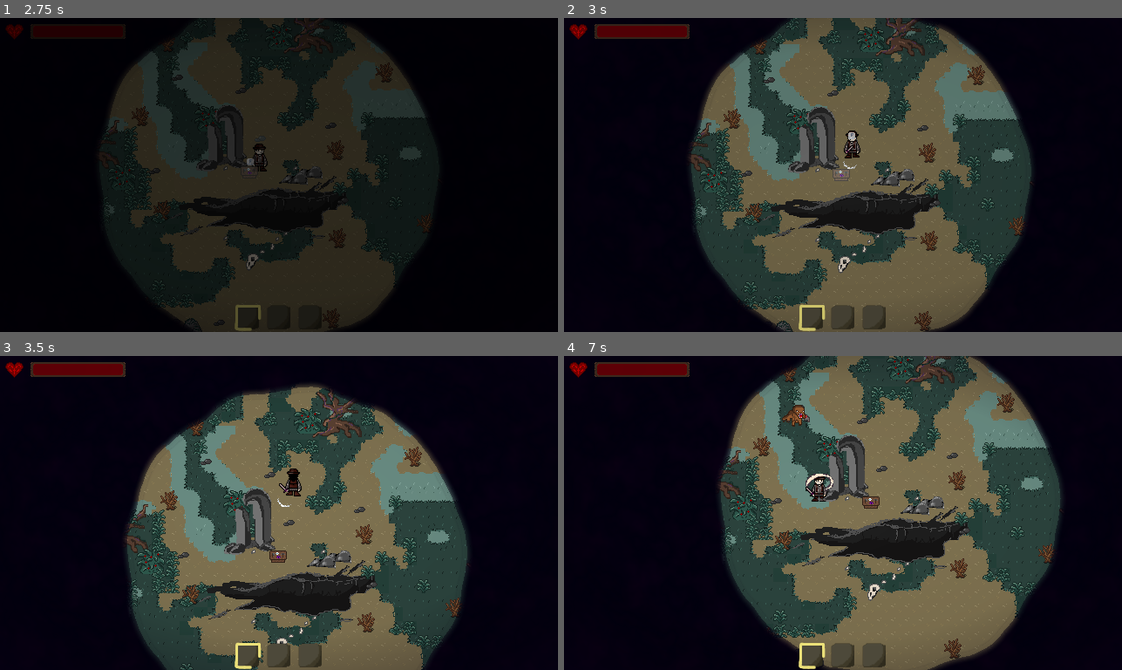
Above: before the commit, frames 1-4 (two rows, left to right).
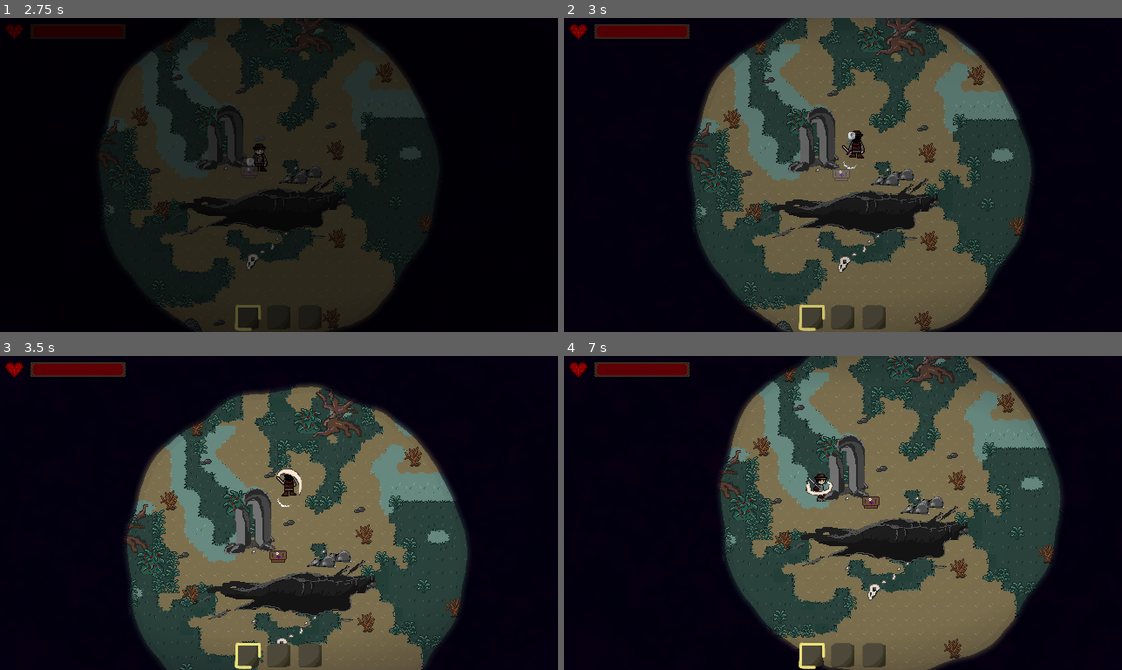
Above: after the commit, the same moments.

Repository: TimoRoggel/EverDark
Game: Godot game, scene res://UI/Main menu/main_menu.tscn
Same seed, same stepped clock (60 frames per second), same inputs: the game is played once before the commit and once after it. The engine's default icon, where the game draws it, is replaced by a stand-in: a white triangle on a blue panel in a dark square. Sound files missing from this copy of the repository are replaced by a short silence.
Inputs (mouse positions are in pixels of both pictures, inside the frame that each line leads up to):
- Up to frame 1 (2.75 s): click "Start a new game" at 0.5 s; click "Start a new game" at 1.25 s; click "OK" at 2 s
- Up to frame 2 (3 s): tap Enter at 2.75 s; move the mouse to (815, 237) at 2.77 s; press the mouse at (815, 237) at 2.78 s; hold W (up) from 2.78 s (still down)
- Up to frame 3 (3.5 s): keep holding W (up)
- Up to frame 4 (7 s): release W (up) at 3.5 s; release the mouse at (815, 575) at 3.5 s; drag from (1010, 560) to (865, 591) at 3.52 s; move the mouse to (675, 465) at 4.27 s; hold A (left) 4.28-5 s; hold Right mouse button (block) 4.28-5 s; click (675, 465) at 4.55 s; drag from (870, 513) to (759, 387) at 5.02 s; move the mouse to (759, 434) at 5.77 s; hold S (down) 5.78-6.5 s; hold Q (drop_item) 5.78-6.5 s; click (759, 434) at 6.05 s; drag from (965, 497) to (1004, 616) at 6.52 s

Frame 1 is identical in both runs. In frame 2, 0.2% of the frame differs, in the area x 49-54%, y 35-45%; in frame 3, 0.3%; in frame 4, 0.4%, in the area x 39-49%, y 15-47%.

Commit message:
Movement animation is buggy, sprinting looks like floating

Diff:
--- a/data/attacks.csv
+++ b/data/attacks.csv
@@ -11,7 +11,7 @@
 "9","berry_pickaxe","uid://bo0257eobexm","","uid://t7r1shevg0lk","3","45","0.7","9","0.5","0.6","0.1","FALSE","0","0.2","0.4","0.1","0.1","1","0","FALSE","8","8","FALSE","","1","1"
 "10","core_pickaxe","uid://bghompyrwfrtq","","uid://t7r1shevg0lk","10","40","0.8","12","0.5","0.7","0.1","FALSE","0","0.15","0.5","0.1","0.1","1","0","FALSE","8","8","FALSE","","2","1"
 "11","lumin_pickaxe","uid://cmjlkqxsnh4vj","","uid://t7r1shevg0lk","20","35","0.9","14","0.5","0.8","0.1","FALSE","0","0.1","0.6","0.1","0.1","1","0","FALSE","8","8","FALSE","","3","1"
-"12","small_fast_monster_attack","uid://cqc2uk5jbu2k1","","uid://doh656uo5cnj5","0.5","50","0.5","24","","0.05","0","FALSE","0.25","1","1.5","0","0.1","1","0","FALSE","8","8","FALSE","","0","0"
+"12","small_fast_monster_attack","uid://cqc2uk5jbu2k1","","uid://doh656uo5cnj5","0.5","50","0.5","24","","0.05","0","FALSE","0.25","2","1.5","0","0.1","1","0","FALSE","8","8","FALSE","","0","0"
 "13","wooden_axe","uid://bh03mg0sqtbk","","uid://bhdrvobchrg0n","2","50","0.6","8","0.5","0.5","0.1","FALSE","0","0.2","0.3","0.1","0.1","1","0","FALSE","8","8","FALSE","","0","2"
 "14","stone_axe","uid://2k3liarzmpma","","uid://bhdrvobchrg0n","5","45","0.7","10","0.5","0.6","0.1","FALSE","0","0.2","0.4","0.1","0.1","1","0","FALSE","8","8","FALSE","","1","2"
 "15","core_axe","uid://bghompyrwfrtq","","uid://bhdrvobchrg0n","10","40","0.8","12","0.5","0.7","0.1","FALSE","0","0.15","0.5","0.1","0.1","1","0","FALSE","8","8","FALSE","","2","2"
--- a/data/items.csv
+++ b/data/items.csv
@@ -1,31 +1,31 @@
-"id","name","icon","stack_size","glows","weapon_id","absorbtion","fuel_cost","fuel_strength"
-"0","Lumin","uid://dohxaqpdlgg4q","99","TRUE","-1","0","0","1"
-"1","VOID Core","uid://cqjwqvliyrbnj","99","FALSE","-1","0","0","10"
-"2","Potion","uid://dqeli233y0xto","99","FALSE","-1","5","0","0"
-"3","Crafting Table","uid://c3jgcwc5lwenq","1","FALSE","-1","0","0","25"
-"4","Chest","uid://dh0rj8oyd78hu","4","FALSE","-1","0","0","25"
-"5","Wood","uid://bsrq010lr57bc","99","FALSE","-1","0","0","15"
-"6","Stone","uid://dwxyfmkp726u7","99","FALSE","-1","0","0","0"
-"7","Wooden Sword","uid://dx4q2nkf6x57p","1","FALSE","2","0","0","30"
-"8","Stone Sword","uid://ddx07mui5yjk0","1","FALSE","3","0","0","0"
-"9","Core Sword","uid://dj2kfnwydwrdq","1","FALSE","4","0","0","0"
-"10","Lumin Sword","uid://bwbxdnq4ll3l0","1","FALSE","5","0","0","0"
-"11","Berry Sword","uid://b7io5eh47ac2n","1","FALSE","6","0","0","0"
-"12","Berry","uid://b3qffcbptf7xa","99","FALSE","-1","1.5","0","2.5"
-"13","Wooden Pickaxe","uid://7dl1c07hyal5","1","FALSE","7","0","0","30"
-"14","Stone Pickaxe","uid://db1iaxx6dkxjv","1","FALSE","8","0","0","0"
-"15","Berry Pickaxe","uid://bo0257oboexkm","1","FALSE","9","0","0","0"
-"16","Core Pickaxe","uid://dxir3dw6evcew","1","FALSE","10","0","0","0"
-"17","Lumin Pickaxe","uid://c6m8blirltyx1","1","FALSE","11","0","0","0"
-"18","Stick","uid://c48opgvn3qtrd","99","FALSE","-1","0","0","5"
-"19","Metal","uid://cune55cihqvqf","99","FALSE","-1","0","0","0"
-"20","Wooden Axe","uid://c4khjnwlwgifd","1","FALSE","13","0","0","30"
-"21","Mushroom","uid://dfvs0wpuc8hfo","99","FALSE","-1","-0.5","0","2.5"
-"22","Cooked Mushroom","uid://nqobfr2xlpyp","99","FALSE","-1","3.5","25","0"
-"23","Cooked Berry","uid://dmsilqo4y6ub7","99","FALSE","-1","2.5","15","0"
-"24","Lantern","uid://c1rrqy3tv0j7k","99","TRUE","-1","0","0","0"
-"25","Torch","uid://ch07vuwi57jgj","99","TRUE","-1","0","0","8"
-"26","Campfire","uid://br20pb2w1oq8m","1","FALSE","-1","0","0","2"
-"27","Stone Axe","uid://dbdy0x5ndbpfn","1","FALSE","14","0","0","0"
-"28","Core Axe","uid://c2gkjomum4uny","1","FALSE","15","0","0","0"
-"29","Lumin Axe","uid://03smjgtla104","1","FALSE","16","0","0","0"
+"id","name","icon","stack_size","description","weapon_id","absorbtion","fuel_cost","fuel_strength","glows"
+"0","Lumin","uid://dohxaqpdlgg4q","99","","-1","0","0","1","TRUE"
+"1","VOID Core","uid://cqjwqvliyrbnj","99","","-1","0","0","10","FALSE"
+"2","Potion","uid://dqeli233y0xto","99","","-1","5","0","0","FALSE"
+"3","Crafting Table","uid://c3jgcwc5lwenq","1","","-1","0","0","25","FALSE"
+"4","Chest","uid://dh0rj8oyd78hu","4","","-1","0","0","25","FALSE"
+"5","Wood","uid://bsrq010lr57bc","99","","-1","0","0","15","FALSE"
+"6","Stone","uid://dwxyfmkp726u7","99","","-1","0","0","0","FALSE"
+"7","Wooden Sword","uid://dx4q2nkf6x57p","1","","2","0","0","30","FALSE"
+"8","Stone Sword","uid://ddx07mui5yjk0","1","","3","0","0","0","FALSE"
+"9","Core Sword","uid://dj2kfnwydwrdq","1","","4","0","0","0","FALSE"
+"10","Lumin Sword","uid://bwbxdnq4ll3l0","1","","5","0","0","0","FALSE"
+"11","Berry Sword","uid://b7io5eh47ac2n","1","","6","0","0","0","FALSE"
+"12","Berry","uid://b3qffcbptf7xa","99","","-1","1.5","0","2.5","FALSE"
+"13","Wooden Pickaxe","uid://7dl1c07hyal5","1","","7","0","0","30","FALSE"
+"14","Stone Pickaxe","uid://db1iaxx6dkxjv","1","","8","0","0","0","FALSE"
+"15","Berry Pickaxe","uid://bo0257oboexkm","1","","9","0","0","0","FALSE"
+"16","Core Pickaxe","uid://dxir3dw6evcew","1","","10","0","0","0","FALSE"
+"17","Lumin Pickaxe","uid://c6m8blirltyx1","1","","11","0","0","0","FALSE"
+"18","Stick","uid://c48opgvn3qtrd","99","","-1","0","0","5","FALSE"
+"19","Metal","uid://cune55cihqvqf","99","","-1","0","0","0","FALSE"
+"20","Wooden Axe","uid://c4khjnwlwgifd","1","","13","0","0","30","FALSE"
+"21","Mushroom","uid://dfvs0wpuc8hfo","99","","-1","-0.5","0","2.5","FALSE"
+"22","Cooked Mushroom","uid://nqobfr2xlpyp","99","","-1","3.5","25","0","FALSE"
+"23","Cooked Berry","uid://dmsilqo4y6ub7","99","","-1","2.5","15","0","FALSE"
+"24","Lantern","uid://c1rrqy3tv0j7k","99","","-1","0","0","0","TRUE"
+"25","Torch","uid://ch07vuwi57jgj","99","","-1","0","0","8","TRUE"
+"26","Campfire","uid://br20pb2w1oq8m","1","","-1","0","0","2","FALSE"
+"27","Stone Axe","uid://dbdy0x5ndbpfn","1","","14","0","0","0","FALSE"
+"28","Core Axe","uid://c2gkjomum4uny","1","","15","0","0","0","FALSE"
+"29","Lumin Axe","uid://03smjgtla104","1","","16","0","0","0","FALSE"
--- a/scenes/characters/sfm_enemy.tscn
+++ b/scenes/characters/sfm_enemy.tscn
@@ -182,7 +182,7 @@
 "duration": 1.0,
 "texture": SubResource("AtlasTexture_w7n1s")
 }],
-"loop": true,
+"loop": false,
 "name": &"attack_down",
 "speed": 10.0
 }, {
@@ -208,7 +208,7 @@
 "duration": 1.0,
 "texture": SubResource("AtlasTexture_e4o1r")
 }],
-"loop": true,
+"loop": false,
 "name": &"attack_right",
 "speed": 10.0
 }, {
@@ -228,7 +228,7 @@
 "duration": 1.0,
 "texture": SubResource("AtlasTexture_urh5l")
 }],
-"loop": true,
+"loop": false,
 "name": &"attack_up",
 "speed": 10.0
 }, {
@@ -333,9 +333,8 @@
 use_parent_material = true
 position = Vector2(0, -30)
 sprite_frames = SubResource("SpriteFrames_8710k")
-animation = &"idle_down"
+animation = &"attack_down"
 autoplay = "idle_down"
-frame_progress = 0.8656429
 centered = false
 offset = Vector2(-24, -8)
 
--- a/scenes/levels/world.tscn
+++ b/scenes/levels/world.tscn
@@ -2602,7 +2602,7 @@
 entity = ExtResource("10_px3xn")
 capacity = 1
 min_spawn_rate = 25.0
-initial_spawn_rate = 0.1
+initial_spawn_rate = 60.0
 randomness = 0.35
 min_radius = 80.0
 max_radius = 160.0
@@ -2614,7 +2614,7 @@
 entity = ExtResource("10_px3xn")
 capacity = 1
 min_spawn_rate = 25.0
-initial_spawn_rate = 0.1
+initial_spawn_rate = 60.0
 randomness = 0.35
 min_radius = 80.0
 max_radius = 160.0
@@ -2626,7 +2626,7 @@
 entity = ExtResource("10_px3xn")
 capacity = 1
 min_spawn_rate = 25.0
-initial_spawn_rate = 0.1
+initial_spawn_rate = 60.0
 randomness = 0.35
 min_radius = 80.0
 max_radius = 160.0
@@ -2638,7 +2638,7 @@
 entity = ExtResource("11_8cjxf")
 capacity = 1
 min_spawn_rate = 25.0
-initial_spawn_rate = 0.1
+initial_spawn_rate = 35.0
 randomness = 0.2
 min_radius = 80.0
 max_radius = 160.0
@@ -2650,7 +2650,7 @@
 entity = ExtResource("11_8cjxf")
 capacity = 1
 min_spawn_rate = 25.0
-initial_spawn_rate = 0.1
+initial_spawn_rate = 35.0
 randomness = 0.2
 min_radius = 80.0
 max_radius = 160.0
@@ -2662,7 +2662,7 @@
 entity = ExtResource("11_8cjxf")
 capacity = 1
 min_spawn_rate = 25.0
-initial_spawn_rate = 0.1
+initial_spawn_rate = 35.0
 randomness = 0.2
 min_radius = 80.0
 max_radius = 160.0
@@ -2675,7 +2675,7 @@
 capacity = 2
 amount = 2
 min_spawn_rate = 25.0
-initial_spawn_rate = 0.1
+initial_spawn_rate = 35.0
 randomness = 0.2
 min_radius = 80.0
 max_radius = 160.0
@@ -2687,7 +2687,7 @@
 entity = ExtResource("11_8cjxf")
 capacity = 1
 min_spawn_rate = 25.0
-initial_spawn_rate = 0.1
+initial_spawn_rate = 35.0
 randomness = 0.2
 min_radius = 80.0
 max_radius = 160.0
@@ -2699,7 +2699,7 @@
 entity = ExtResource("11_8cjxf")
 capacity = 1
 min_spawn_rate = 25.0
-initial_spawn_rate = 0.1
+initial_spawn_rate = 35.0
 randomness = 0.2
 min_radius = 80.0
 max_radius = 160.0
--- a/scripts/characters/enemy/enemy_controller.gd
+++ b/scripts/characters/enemy/enemy_controller.gd
@@ -55,14 +55,8 @@
 	else:
 		movement.desired_movement = Vector2.ZERO
 	if animation:
-		var vel: Vector2 = get_real_velocity()
-		var target_direction: Vector2 = animation.direction
-		if vel.length() > 1.0:
-			target_direction = vel
-		elif charging:
-			target_direction = Vector2.from_angle(angle_to_target)
-		animation.direction = target_direction
-		animation.should_flip = target_direction.x < 0.0
+		animation.direction = movement.desired_movement
+		animation.should_flip = movement.desired_movement.x < 0.0
 		animation.attacking = charging
 	super(delta)
 
--- a/scripts/characters/player/player_controller.gd
+++ b/scripts/characters/player/player_controller.gd
@@ -59,7 +59,6 @@
 	if !movement:
 		return
 	movement.desired_movement = input.movement
-	var vel: Vector2 = get_real_velocity()
 	if block:
 		block.block_angle = input.angle_to_cursor
 	if weapon:
@@ -85,8 +84,8 @@
 		held_item_sprite.position.x = 8.0 * (-1.0 if animation.should_flip else 1.0)
 		held_item_sprite.position.y = -2.0 if animation.is_looking_up() else (2.0 if animation.is_looking_down() else 0.0)
 		var target_direction: Vector2 = animation.direction
-		if vel.length() > 1.0:
-			target_direction = vel
+		if input.movement.length() > 0.5:
+			target_direction = input.movement
 		elif input.attacking:
 			target_direction = Vector2.from_angle(input.angle_to_cursor)
 		animation.direction = target_direction
--- a/scripts/components/animation_component.gd
+++ b/scripts/components/animation_component.gd
@@ -38,7 +38,7 @@
 func direction_suffix() -> String:
 	if direction.is_zero_approx():
 		return DIRS[0]
-	if abs(direction.x) > abs(direction.y):
+	if abs(direction.x) >= abs(direction.y):
 		return DIRS[2]
 	if direction.y < 0.0:
 		return DIRS[1]
--- a/scripts/components/move_component.gd
+++ b/scripts/components/move_component.gd
@@ -37,7 +37,7 @@
 	if controller is PlayerController:
 		if controller.get_component(AnimationComponent):
 			animation_player = controller.get_component(AnimationComponent).animated_sprite
-		sprint_scale = default_speed/100*sprint_speed/100
+		sprint_scale = default_speed/100*sprint_speed/75
 		if controller.get_component(InputComponent):
 			inputs = controller.get_component(InputComponent)
 			inputs.sprint.connect(sprint)
